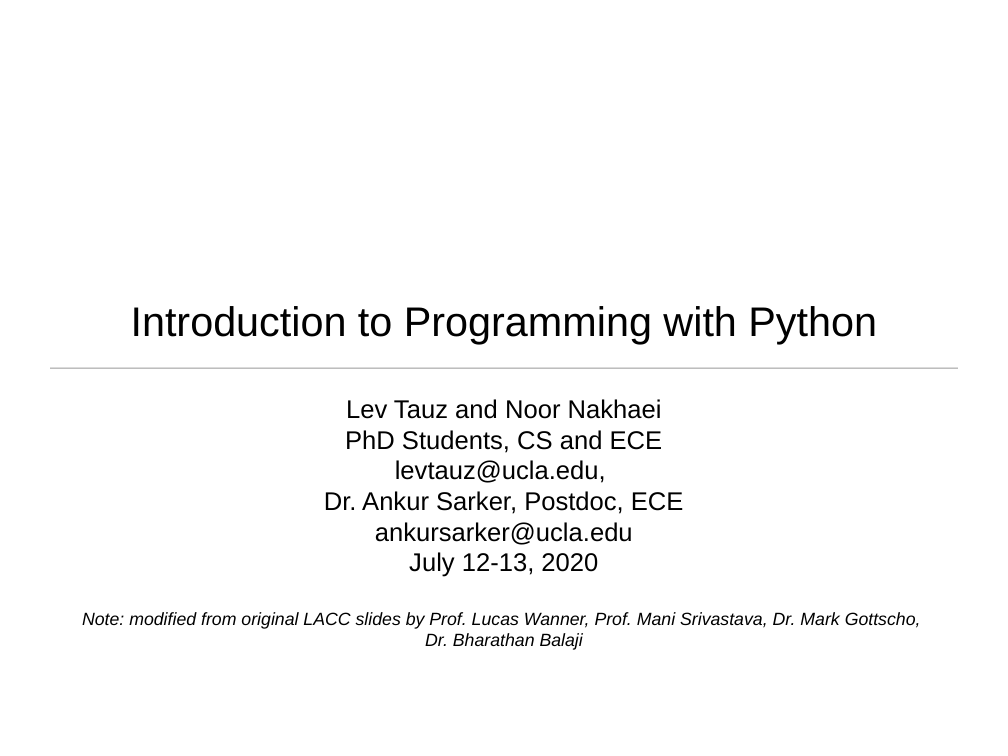
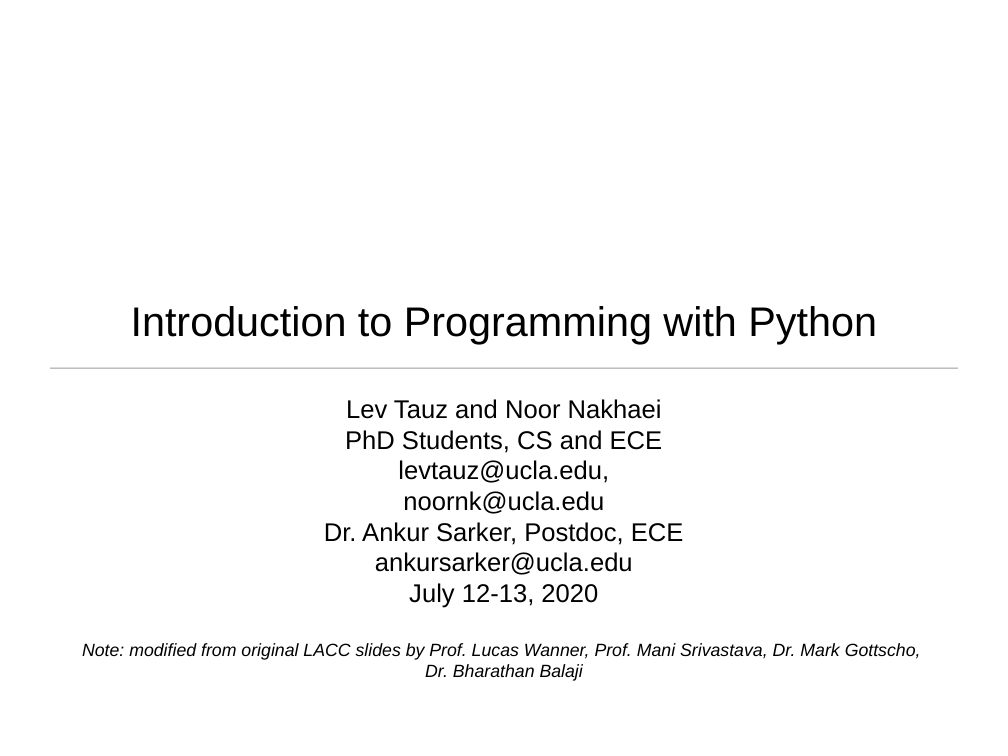
Before and after one commit to UCLA-LACC-21/M1-Welcome-Intro_to_Python, a slide deck: slide 1 of Introduction to Programming in Python 2021.pptx. Drawn at 1008x756 pixels with LibreOffice and Linux fonts; fonts in the diff are those of the drawing; background and template pictures are left out. Boxes give left, top, right and bottom in pixels: in the first picture for what was removed or moved away, otherwise in the second. Text is boxed around its words. In the diff, an @@ line names an element or a change of style, - is before the commit and + after.

```diff
--- a/Introduction to Programming in Python 2021.pptx
+++ b/Introduction to Programming in Python 2021.pptx
@@ subtitle at <box>403,491,604,514</box>: paragraph added @@
+noornk@ucla.edu
```
Also in this commit, not shown: 1 other slide changed, 4 slides added.
